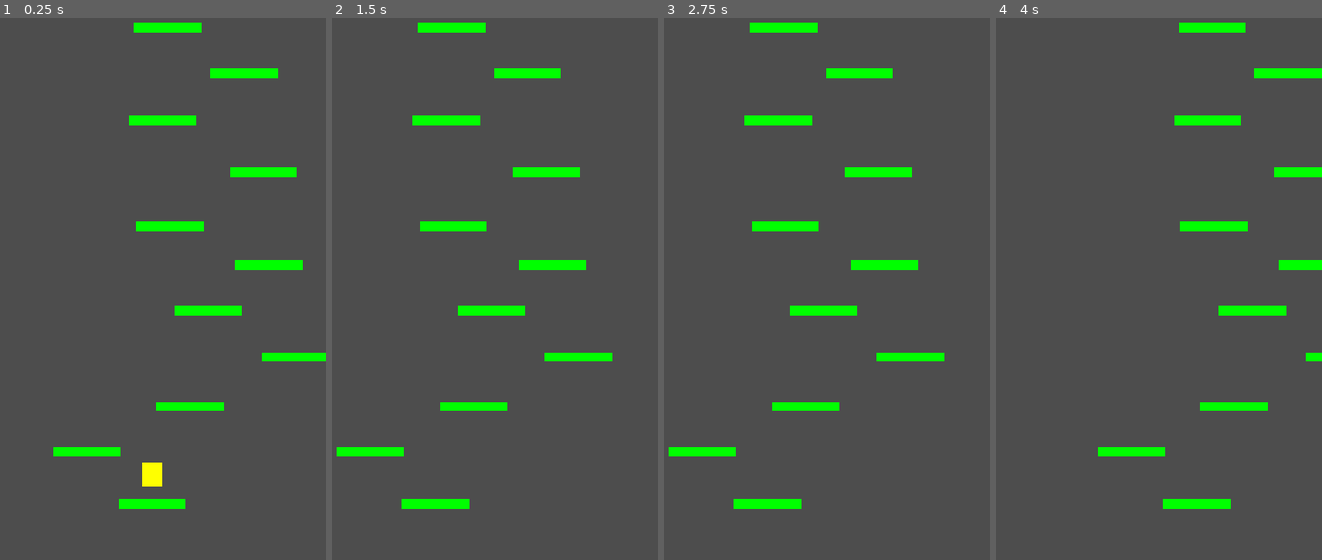
Above: before the commit, frames 1-4 (left to right).
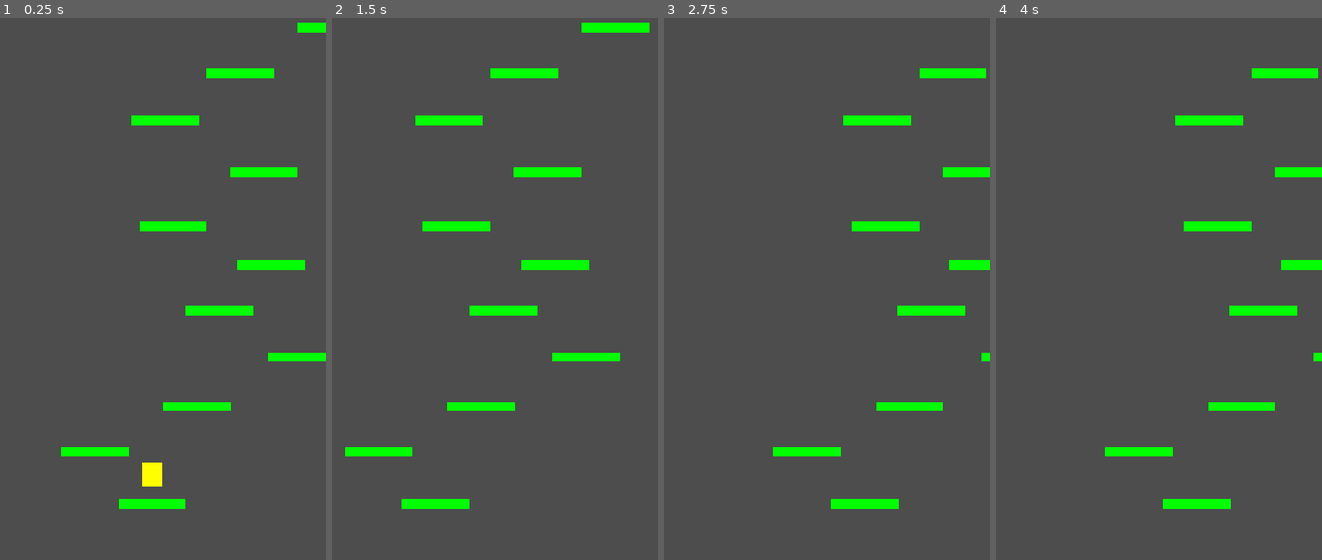
Above: after the commit, the same moments.

Repository: mezegis-hub/Vertical-Jumper
Game: Godot game, scene res://Scene/main.tscn
The game is run twice, just before and just after one commit, with the same random seed, the same clock (stepped at 60 frames per second) and the same inputs.
Inputs:
- Up to frame 1 (0.25 s): no input
- Up to frame 2 (1.5 s): tap Enter (ui_accept) at 0.5, 0.77 s; hold Right (ui_right) from 0.53 s (still down)
- Up to frame 3 (2.75 s): tap Enter (ui_accept) at 1.52 s; release Right (ui_right) at 2.03 s; hold Left (ui_left) from 2.03 s (still down)
- Up to frame 4 (4 s): tap Enter (ui_accept) at 2.75, 3.02, 3.77 s; release Left (ui_left) at 2.78 s; hold Right (ui_right) from 2.78 s (still down)

The runs differ from the first frame. In frame 1, 1.0% of the frame differs, in the area x 16-100%, y 0-81%; in frame 2, 1.3%; in frame 3, 7.2%, in the area x 1-100%, y 0-91%; in frame 4, 0.8%.

Commit message:
gameover
set fall limit

Diff:
--- a/Scripts/platform_generator.gd
+++ b/Scripts/platform_generator.gd
@@ -12,7 +12,7 @@
 const MIN_VERTICAL_DISTANCE = 80.0
 const MAX_VERTICAL_DISTANCE = 120.0
 
-const MIN_HORIZONTAL_DISTANCE = 120.0
+const MIN_HORIZONTAL_DISTANCE = 100.0
 const MAX_HORIZONTAL_DISTANCE = 220.0
 
 const SCREEN_LEFT = -300.0
--- a/Scripts/player.gd
+++ b/Scripts/player.gd
@@ -5,11 +5,21 @@
 const GRAVITY = 1200.0
 const JUMP_VELOCITY = -600.0
 
+const FALL_DISTANCE= 1000.0
+
 const JUMP_CUT_MULTIPLIER = 0.3
 
+var highest_y: float
+var game_over := false
+
+func _ready() -> void:
+		highest_y = global_position.y
 
 
 func _physics_process(delta: float) -> void:
+
+	if game_over:
+		return
 	# Add the gravity.
 	if not is_on_floor():
 		velocity.y += GRAVITY * delta
@@ -17,6 +27,7 @@
 	# Handle jump.
 	#if is_on_floor():
 			#velocity.y = JUMP_VELOCITY
+
 	if Input.is_action_just_pressed("ui_accept") and is_on_floor():
 		velocity.y = JUMP_VELOCITY
 
@@ -35,6 +46,15 @@
 
 	move_and_slide()
 
+	#high point reach
+	if global_position.y < highest_y:
+		highest_y = global_position.y
+
+	#fall detection
+	if global_position.y > highest_y + FALL_DISTANCE:
+		game_over = true
+		velocity = Vector2.ZERO
+
 	if position.x < -400:
 		position.x = 400
 	if position.x > 400:
